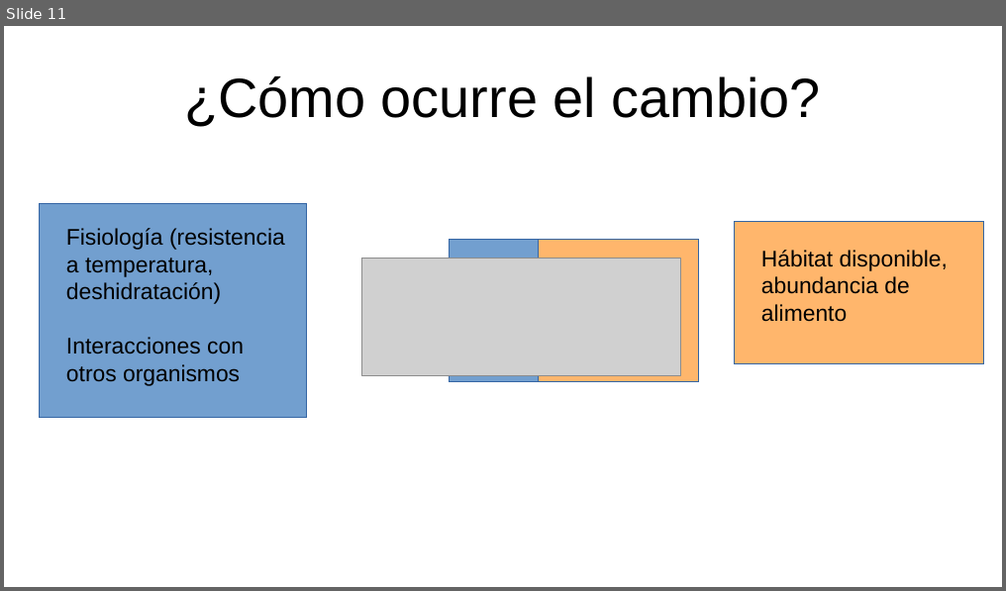
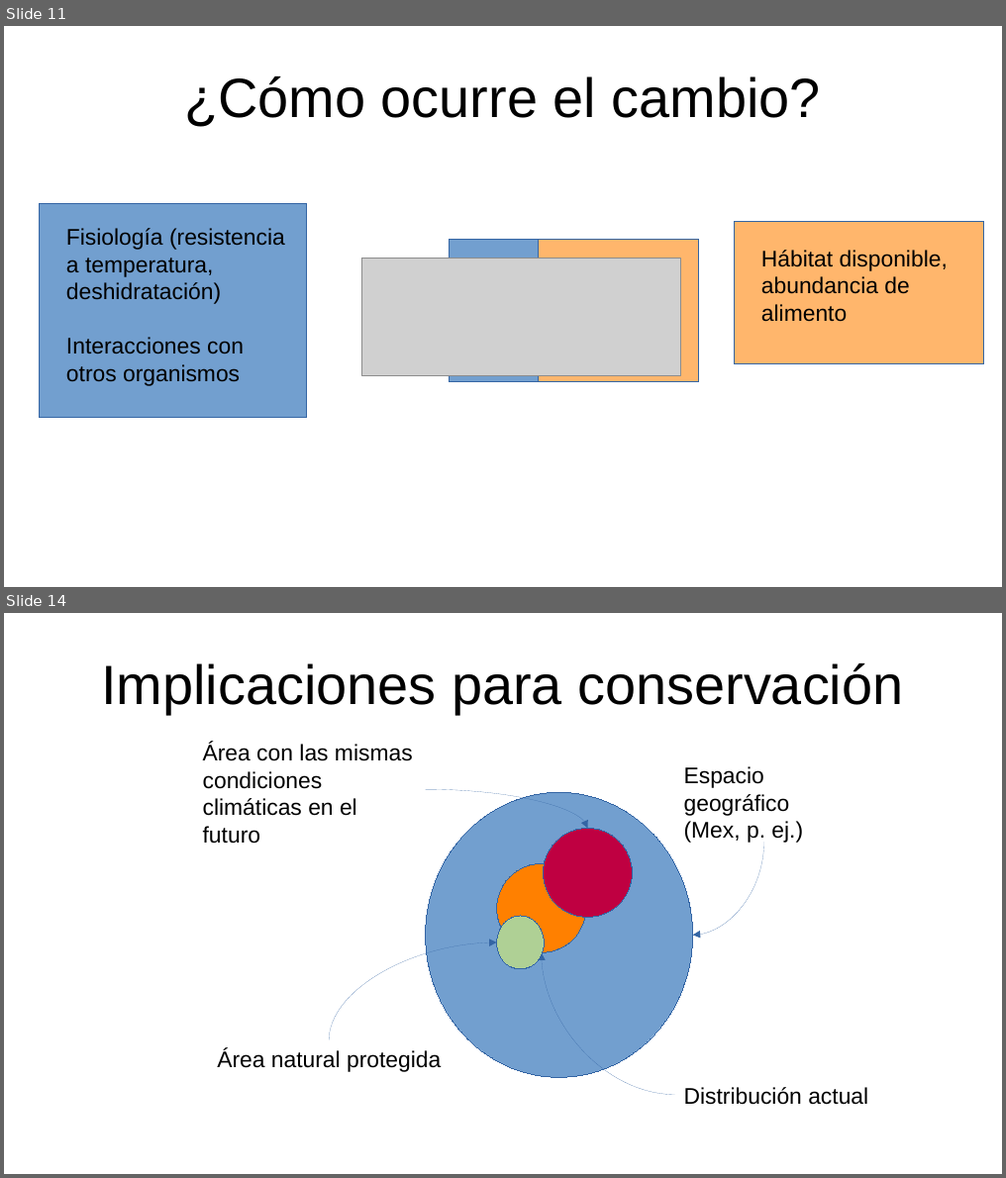
Before and after one commit to gerardommc/Ecologia-poblaciones, a slide deck: Unidad-5/Conservacion-meta.odp. Shown one above the other, each under a label of ours: slide 11 before the commit, slides 11 and 14 after it; the slides between them are not shown. The pictures are 1006x591 and 1006x1178 pixels, drawn with LibreOffice and Linux fonts; fonts in the diff are those of the drawing; grey boxes stand for pictures. Boxes give left, top, right and bottom in pixels: in the first picture for what was removed or moved away, otherwise in the second. Text is boxed around its words. In the diff, an @@ line names an element or a change of style, - is before the commit and + after.

```diff
--- a/Unidad-5/Conservacion-meta.odp
+++ b/Unidad-5/Conservacion-meta.odp
@@ slide 14 added at bbox=[4, 613, 1002, 1174], background #FFFFFF @@
@@ title added at bbox=[101, 663, 903, 714], 44 pt, text #000000 @@
+Implicaciones para conservación
@@ text added at bbox=[203, 743, 413, 844], 18 pt, text #000000 @@
+Área con las mismas condiciones climáticas en el futuro
@@ curved arrow added from (426, 789) to (588, 829), #3465A4 0 pt @@
@@ text added at bbox=[684, 766, 803, 843], 18 pt, text #000000 @@
+Espacio geográfico (Mex, p. ej.)
@@ ellipse added at bbox=[426, 792, 693, 1077], fill #729FCF, outline #3465A4 0 pt @@
@@ ellipse added at bbox=[544, 829, 633, 917], fill #BF0041, outline #3465A4 0 pt @@
@@ curved arrow added from (764, 842) to (693, 936), #3465A4 0 pt @@
@@ ellipse added at bbox=[497, 863, 585, 953], fill #FF8000, outline #3465A4 0 pt @@
@@ ellipse added at bbox=[497, 916, 544, 969], fill #AFD095, outline #3465A4 0 pt @@
@@ curved arrow added from (329, 1041) to (497, 943), #3465A4 0 pt @@
@@ curved arrow added from (675, 1095) to (542, 953), #3465A4 0 pt @@
@@ text added at bbox=[217, 1050, 441, 1072], 18 pt, text #000000 @@
+Área natural protegida
@@ text added at bbox=[684, 1087, 868, 1105], 18 pt, text #000000 @@
+Distribución actual
```
Also in this commit, not shown: 14 other slides added, 1 slide removed, 11 other files.
